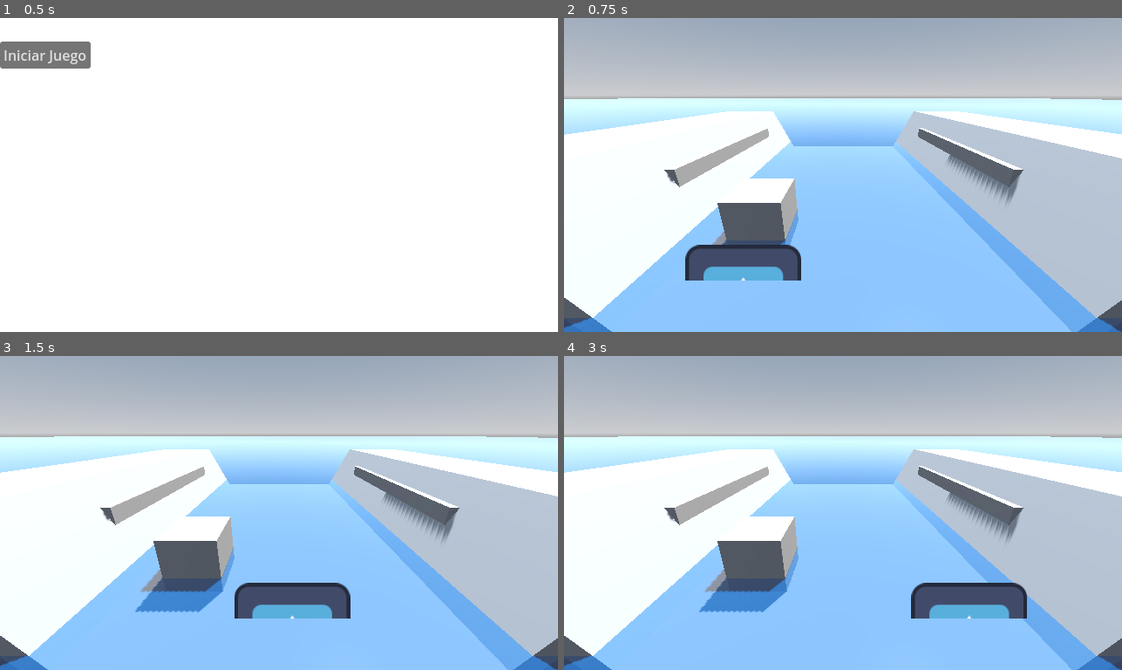
Above: before the commit, frames 1-4 (two rows, left to right).
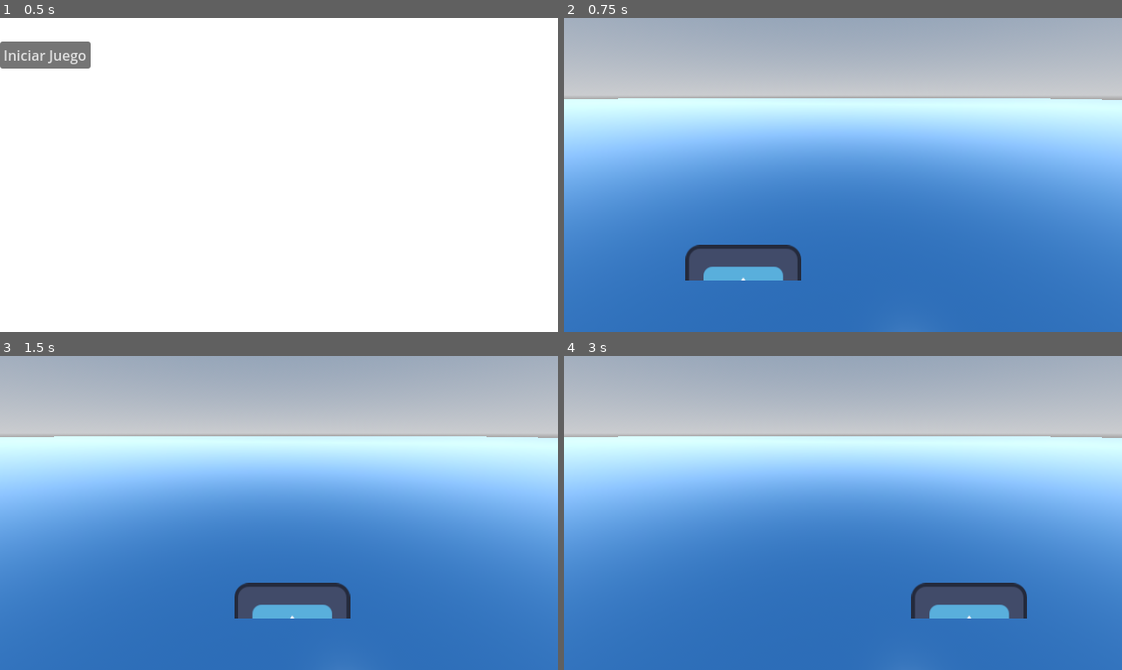
Above: after the commit, the same moments.

Repository: NahuelArrieta/RataSurfer
Game: Godot game, scene res://ui/StartMenu.tscn
The game is run twice, just before and just after one commit, with the same random seed, the same clock (stepped at 60 frames per second) and the same inputs. The engine's default icon, where the game draws it, is replaced by a stand-in: a white triangle on a blue panel in a dark square.
Inputs:
- Up to frame 1 (0.5 s): no input
- Up to frame 2 (0.75 s): click "Iniciar Juego" at 0.5 s
- Up to frame 3 (1.5 s): tap Enter at 1.25 s; hold Right (right) from 1.28 s (still down)
- Up to frame 4 (3 s): tap Space at 2 s; release Right (right) at 2.03 s; hold Down (down) 2.03-2.78 s; tap Enter at 2.75 s; hold Right (right) from 2.78 s (still down)

Frame 1 is identical in both runs. In frame 2, 63% of the frame differs, in the area x 0-100%, y 29-100%; in frame 3, 62%; in frame 4, 62%.

Commit message:
removed slide triggers for better merging

Diff:
--- a/level/level.tscn
+++ b/level/level.tscn
@@ -1,7 +1,6 @@
-[gd_scene load_steps=13 format=3 uid="uid://b02ld6vivyc5w"]
+[gd_scene load_steps=11 format=3 uid="uid://b02ld6vivyc5w"]
 
 [ext_resource type="PackedScene" uid="uid://5ylubghgfke4" path="res://entities/player.tscn" id="1_7lnir"]
-[ext_resource type="ArrayMesh" uid="uid://bt6tbvqmfqkjq" path="res://art/object3D/Modulo0.1.obj" id="2_5gx2l"]
 
 [sub_resource type="ProceduralSkyMaterial" id="ProceduralSkyMaterial_5gx2l"]
 sky_horizon_color = Color(0.662243, 0.671743, 0.686743, 1)
@@ -14,9 +13,6 @@
 background_mode = 2
 sky = SubResource("Sky_qohg2")
 tonemap_mode = 2
-
-[sub_resource type="BoxShape3D" id="BoxShape3D_5gx2l"]
-size = Vector3(3.39694, 0.511353, 1.15775)
 
 [sub_resource type="BoxMesh" id="BoxMesh_5gx2l"]
 size = Vector3(1000, 0.01, 1000)
@@ -176,33 +172,9 @@
 [node name="Camera3D" type="Camera3D" parent="."]
 transform = Transform3D(1, 0, 0, 0, 0.931526, 0.363674, 0, -0.363674, 0.931526, 4.41345, 8.56721, 6.37332)
 
-[node name="Modulo0_1" type="MeshInstance3D" parent="."]
-transform = Transform3D(1, 0, 0, 0, 1, 0, 0, 0, 1, 0, 0, -24.4512)
-mesh = ExtResource("2_5gx2l")
-
 [node name="DirectionalLight3D" type="DirectionalLight3D" parent="."]
 transform = Transform3D(-0.866025, -0.433013, 0.25, 0, 0.5, 0.866025, -0.5, 0.75, -0.433013, 0, 0, 0)
 shadow_enabled = true
-
-[node name="sliideTrigger" type="Area3D" parent="."]
-transform = Transform3D(2, 0, 0, 0, 2, 0, 0, 0, 2, 3.82181, 0, 0)
-collision_layer = 128
-collision_mask = 128
-
-[node name="CollisionShape3D" type="CollisionShape3D" parent="sliideTrigger"]
-transform = Transform3D(0.1, 0, 0, 0, 1, 0, 0, 0, 5, 5.27447, 0.274618, -1.52054)
-shape = SubResource("BoxShape3D_5gx2l")
-debug_color = Color(0.992157, 0, 0.227451, 1)
-
-[node name="sliideTrigger2" type="Area3D" parent="."]
-transform = Transform3D(-2.21467, 0, 0, 0, 1.99241, 0, 0, 0, 1.99241, 3.82181, 0, 0)
-collision_layer = 128
-collision_mask = 128
-
-[node name="CollisionShape3D" type="CollisionShape3D" parent="sliideTrigger2"]
-transform = Transform3D(0.0851974, 0, 0, 0, 0.999992, 0, 0, 0, 4.99997, 4.00117, 0.0183326, -1.57021)
-shape = SubResource("BoxShape3D_5gx2l")
-debug_color = Color(0.992157, 0, 0.227451, 1)
 
 [node name="MeshInstance3D" type="MeshInstance3D" parent="."]
 transform = Transform3D(1, 0, 0, 0, 1, 0, 0, 0, 1, -15.6035, 0.909212, -8.48823)
